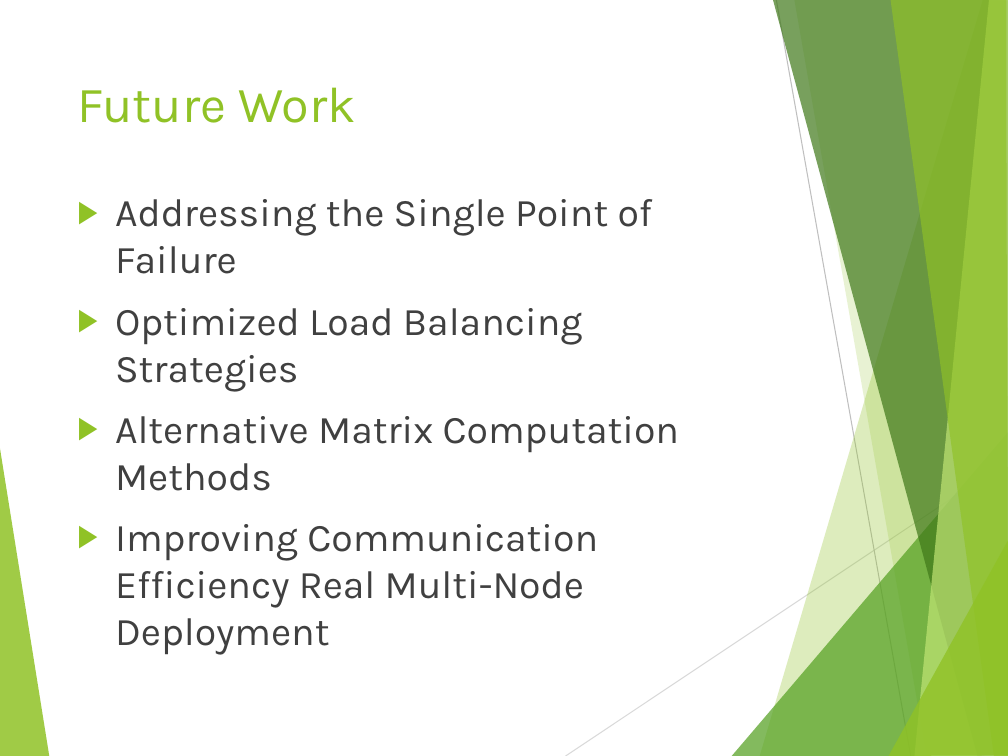
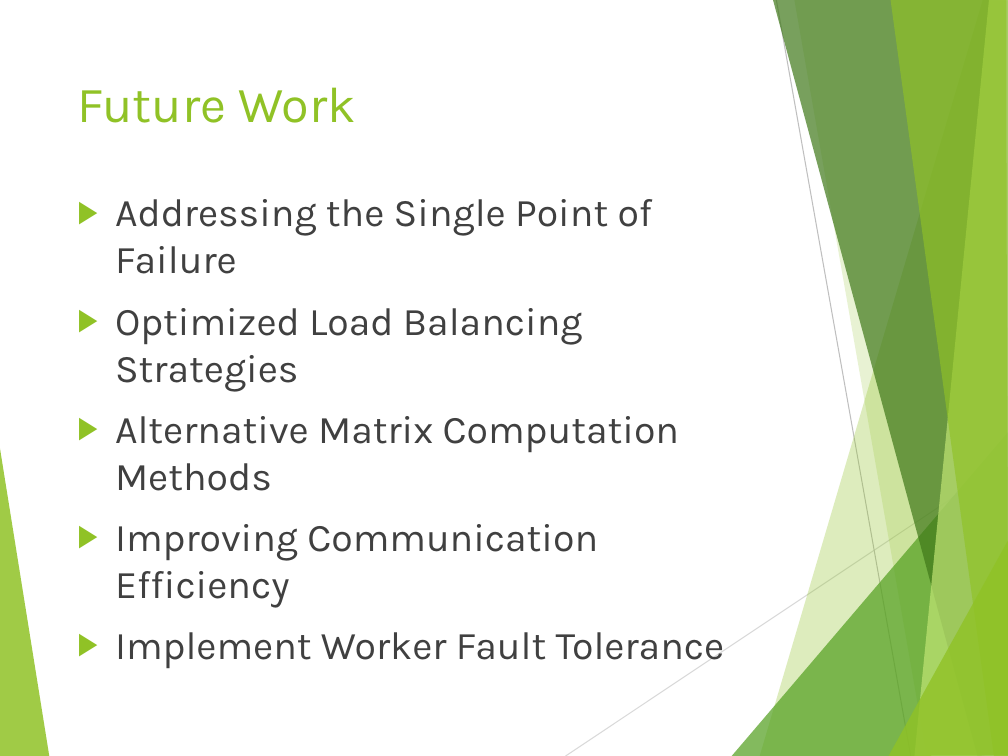
Before and after one commit to rbazzell/distributed-systems-project, a slide deck: slide 12 of DMaC_slides.pptx. Drawn at 1008x756 pixels with LibreOffice and Linux fonts; fonts in the diff are those of the drawing. Boxes give left, top, right and bottom in pixels: in the first picture for what was removed or moved away, otherwise in the second. Text is boxed around its words. In the diff, an @@ line names an element or a change of style, - is before the commit and + after.

```diff
--- a/DMaC_slides.pptx
+++ b/DMaC_slides.pptx
@@ text at (115,524,725,669): text changed @@
-▶ Improving Communication Efficiency Real Multi-Node Deployment
+▶ Improving Communication Efficiency
+▶ Implement Worker Fault Tolerance
```
Also in this commit, not shown: 7 other slides changed.
